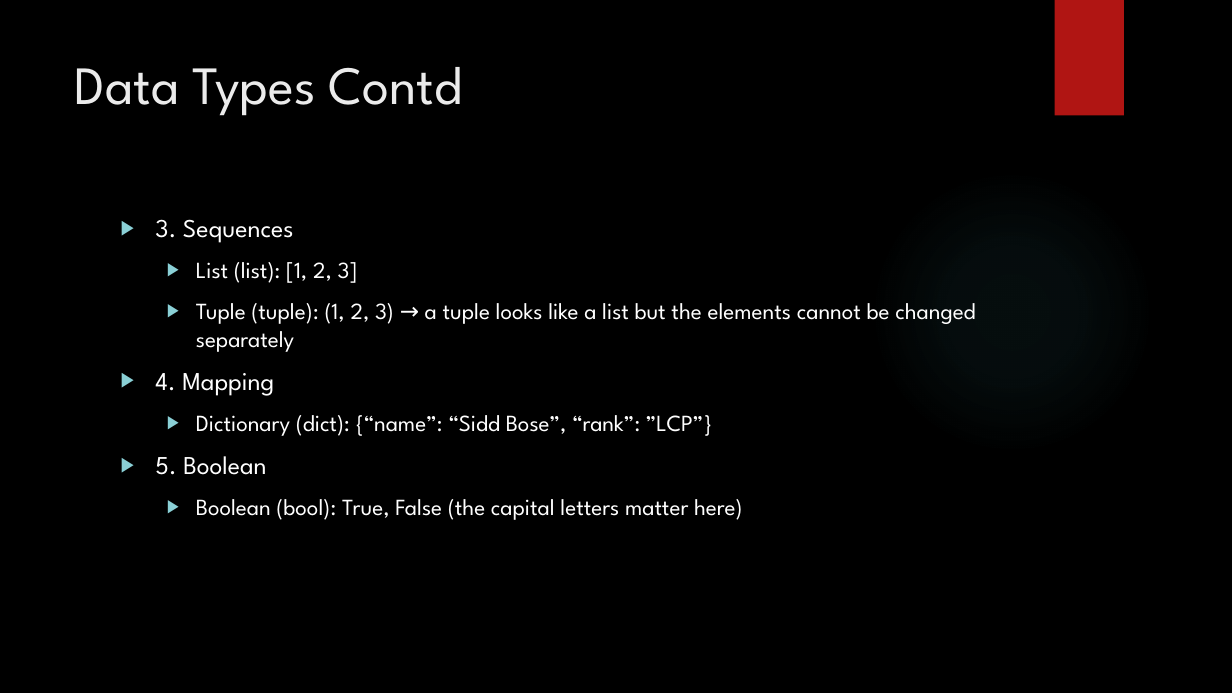
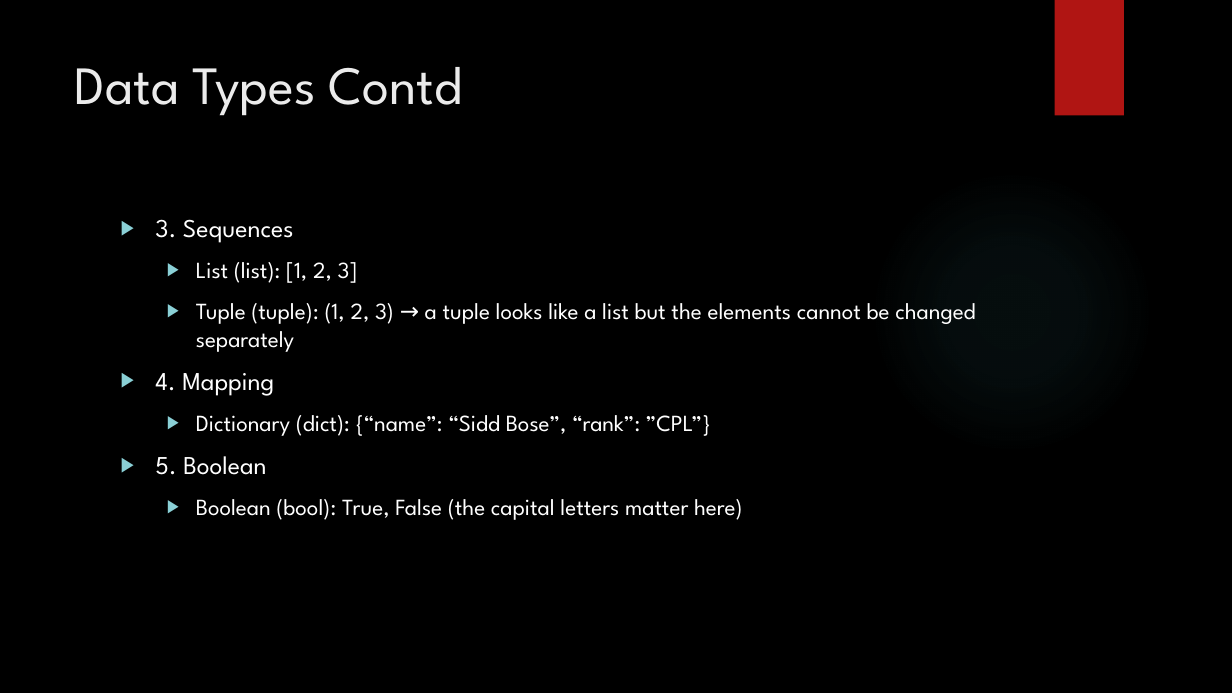
Before and after one commit to siddbose97/pythonWorkshop, a slide deck: slide 22 of pythonpresentation.pptx. Drawn at 1232x693 pixels with LibreOffice and Linux fonts; fonts in the diff are those of the drawing; background and template pictures are left out. Boxes give left, top, right and bottom in pixels: in the first picture for what was removed or moved away, otherwise in the second. Text is boxed around its words. In the diff, an @@ line names an element or a change of style, - is before the commit and + after.

```diff
--- a/pythonpresentation.pptx
+++ b/pythonpresentation.pptx
@@ text at bbox=[196, 415, 711, 436]: text changed @@
-  ▶ Dictionary (dict): {“name”: “Sidd Bose”, “rank”: ”LCP”}
+  ▶ Dictionary (dict): {“name”: “Sidd Bose”, “rank”: ”CPL”}
```
Also in this commit, not shown: 1 other slide changed, 3 slides added, 5 other files.
